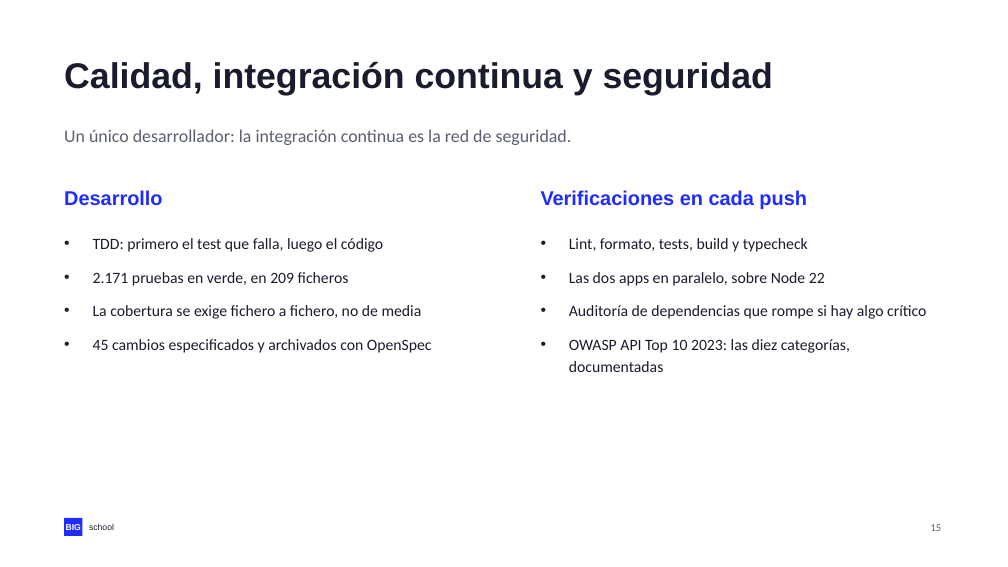
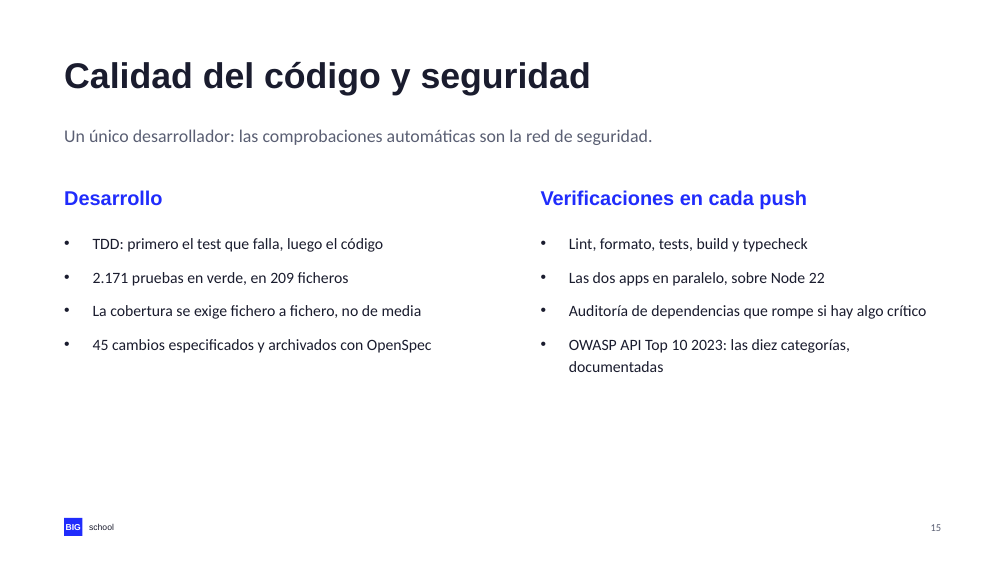
Before and after one commit to NovilloQuinta/intelligent-automotive-diagnostics, a slide deck: slide 15 of docs/presentacion/tfm-intelligent-automotive-diagnostics.pptx. Drawn at 1008x567 pixels with LibreOffice and Linux fonts; fonts in the diff are those of the drawing. Boxes give left, top, right and bottom in pixels: in the first picture for what was removed or moved away, otherwise in the second. Text is boxed around its words. In the diff, an @@ line names an element or a change of style, - is before the commit and + after.

```diff
--- a/docs/presentacion/tfm-intelligent-automotive-diagnostics.pptx
+++ b/docs/presentacion/tfm-intelligent-automotive-diagnostics.pptx
@@ text at [64, 62, 591, 95]: text changed @@
-Calidad, integración continua y seguridad
+Calidad del código y seguridad
@@ text at [64, 129, 653, 145]: text changed @@
-Un único desarrollador: la integración continua es la red de seguridad.
+Un único desarrollador: las comprobaciones automáticas son la red de seguridad.
```
Also in this commit, not shown: 1 other slide changed, 1 slide added, 3 other files.
